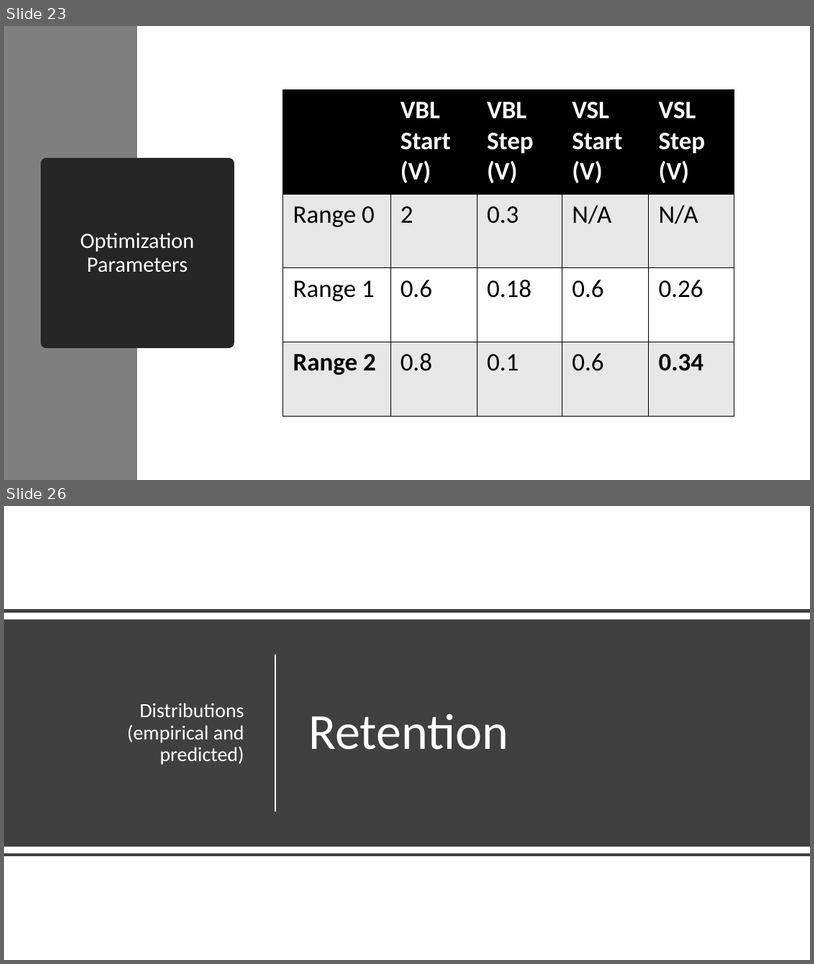
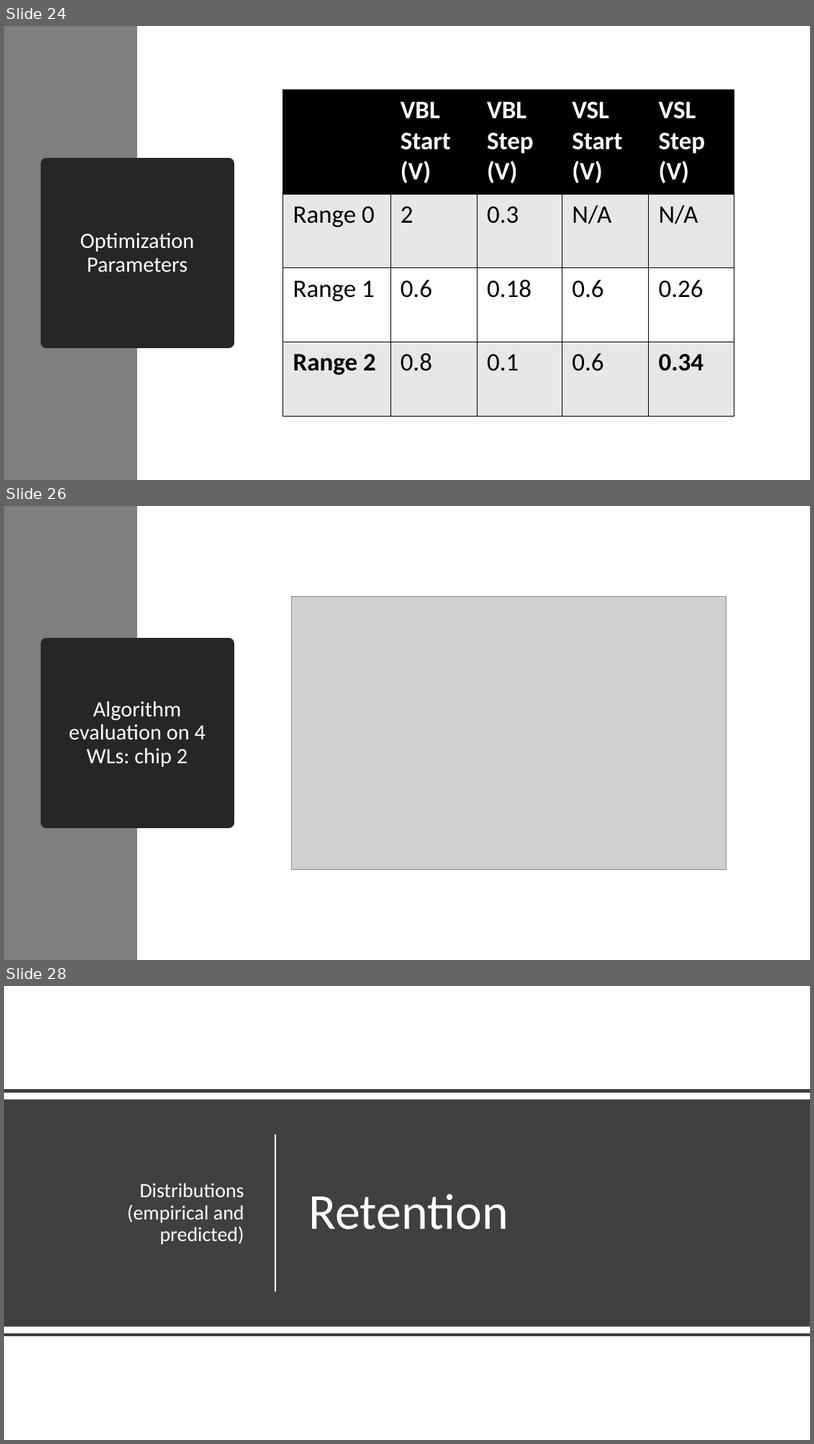
Before and after one commit to akashlevy/RRAM-RADAR-Tuning, a slide deck: presentations/Updates 8-4-20.pptx. Shown one above the other, each under a label of ours: slides 23 and 26 before the commit, slides 24, 26 and 28 after it; the slides between them are not shown. The pictures are 814x964 and 814x1444 pixels, drawn with LibreOffice and Linux fonts; fonts in the diff are those of the drawing; grey boxes stand for pictures. Boxes give left, top, right and bottom in pixels: in the first picture for what was removed or moved away, otherwise in the second. Text is boxed around its words. In the diff, an @@ line names an element or a change of style, - is before the commit and + after.

```diff
--- a/presentations/Updates 8-4-20.pptx
+++ b/presentations/Updates 8-4-20.pptx
@@ slide 26 added at box(4, 506, 810, 960), background #FFFFFF @@
@@ rectangle added at box(4, 506, 137, 960), fill #7F7F7F @@
@@ picture added at box(291, 597, 726, 869) @@
@@ title added at box(46, 644, 229, 822), fill #262626, outline #262626 13.75 pt, 26 pt, text #FFFFFF @@
+Algorithm evaluation on 4 WLs: chip 2
@@ what was slide 23 is now slide 24 @@
@@ what was slide 26 is now slide 28 @@
```
Also in this commit, not shown: 2 slides changed, 1 other slide added, 13 other files.
